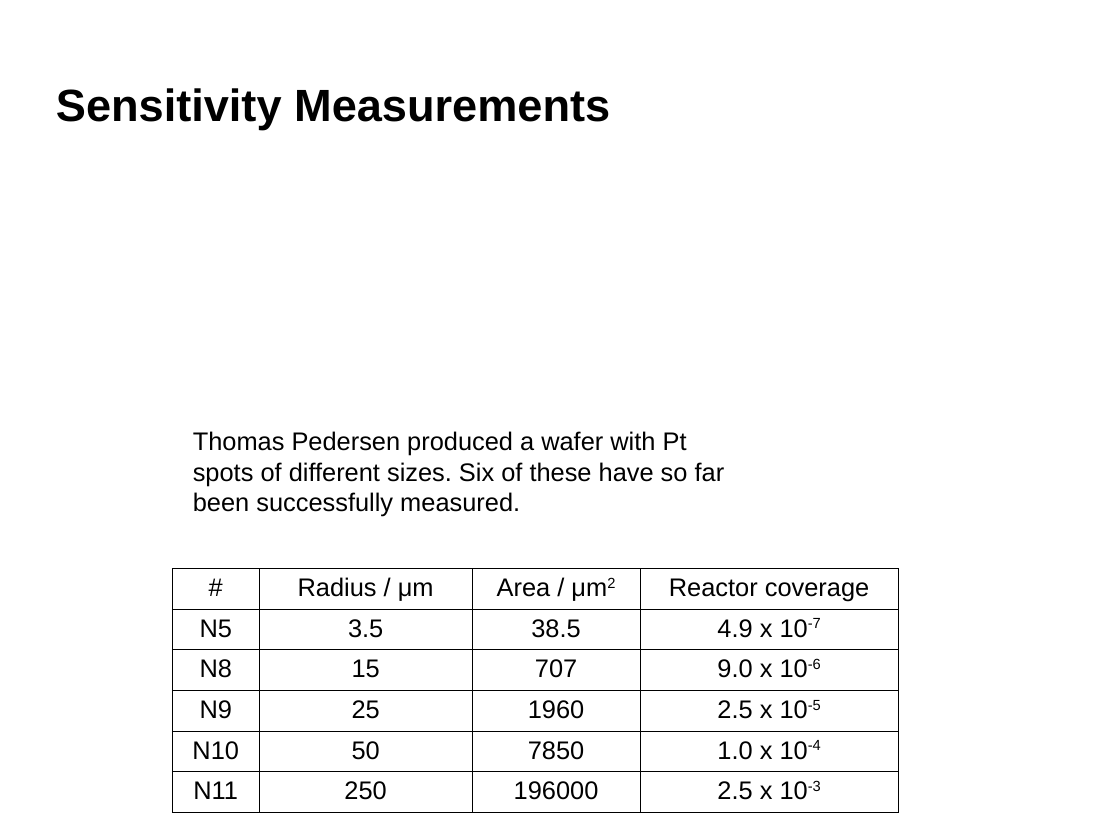
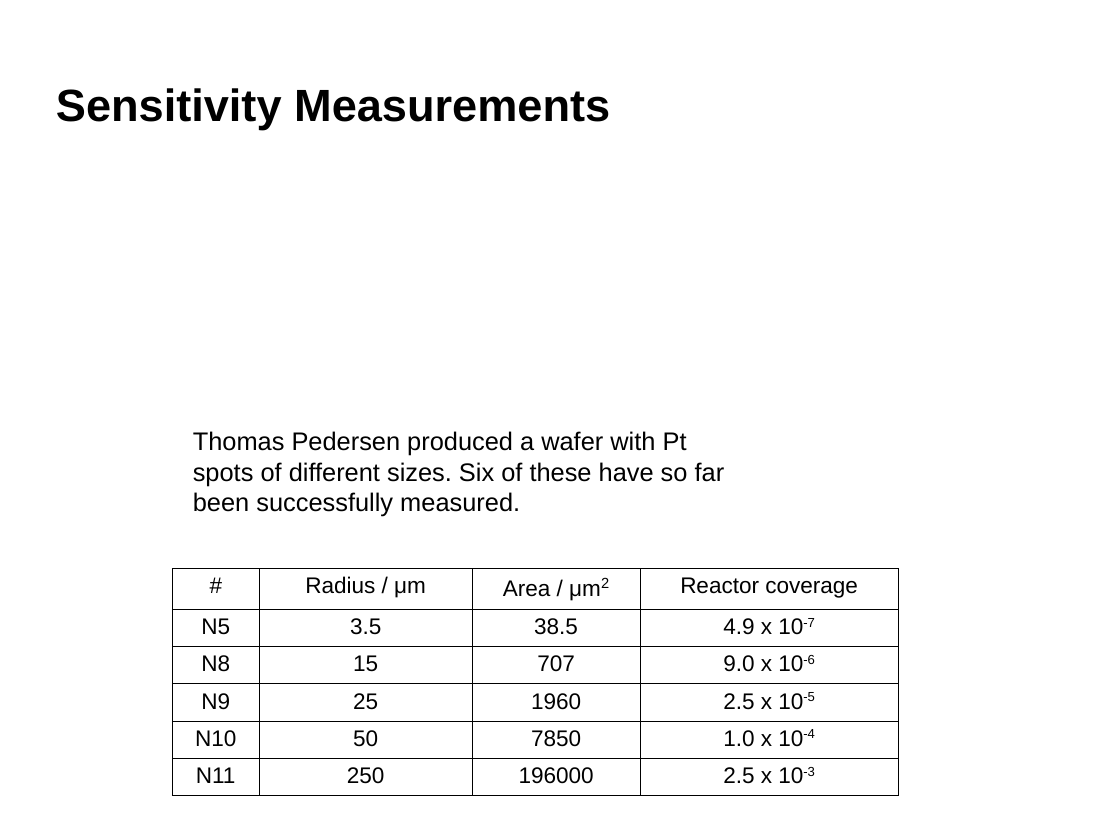
Before and after one commit to robertjensen/Thesis, a slide deck: slide 34 of defence/presentaation.odp (slide 30 before the commit). Drawn at 1120x840 pixels with LibreOffice and Linux fonts; fonts in the diff are those of the drawing; background and template pictures are left out. Boxes give left, top, right and bottom in pixels: in the first picture for what was removed or moved away, otherwise in the second. Text is boxed around its words. In the diff, an @@ line names an element or a change of style, - is before the commit and + after.

```diff
--- a/defence/presentaation.odp
+++ b/defence/presentaation.odp
@@ table at (173,568,899,788) @@
@@ size 18 to 16 pt @@
```
Also in this commit, not shown: 10 other slides changed, 10 slides added, 5 slides removed, 10 other files.
